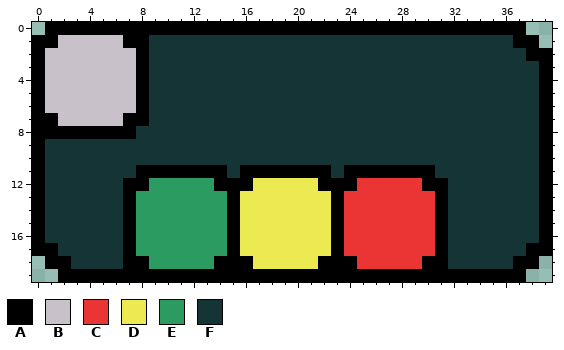
Pixel-art sprite -- Assets/Designs/cardThreat.png. The first picture shows the starting point.
The file is 200x100 pixels, drawn in blocks of 5x5; one block is one cell here.
Palette (. is transparent): A #000000  B #c9c1ca  C #eb3434  D #ebea50  E #2c9b61  F #143435
Pixels before, first column x 0:
 0 .AAAAAAAAAAAAAAAAAAAAAAAAAAAAAAAAAAAAA..
 1 AABBBBBAAFFFFFFFFFFFFFFFFFFFFFFFFFFFFAA.
 2 ABBBBBBBAFFFFFFFFFFFFFFFFFFFFFFFFFFFFFAA
 3 ABBBBBBBAFFFFFFFFFFFFFFFFFFFFFFFFFFFFFFA
 4 ABBBBBBBAFFFFFFFFFFFFFFFFFFFFFFFFFFFFFFA
 5 ABBBBBBBAFFFFFFFFFFFFFFFFFFFFFFFFFFFFFFA
 6 ABBBBBBBAFFFFFFFFFFFFFFFFFFFFFFFFFFFFFFA
 7 AABBBBBAAFFFFFFFFFFFFFFFFFFFFFFFFFFFFFFA
 8 AAAAAAAAFFFFFFFFFFFFFFFFFFFFFFFFFFFFFFFA
 9 AFFFFFFFFFFFFFFFFFFFFFFFFFFFFFFFFFFFFFFA
10 AFFFFFFFFFFFFFFFFFFFFFFFFFFFFFFFFFFFFFFA
11 AFFFFFFFAAAAAAAFAAAAAAAFAAAAAAAFFFFFFFFA
12 AFFFFFFAAEEEEEAAADDDDDAAACCCCCAAFFFFFFFA
13 AFFFFFFAEEEEEEEADDDDDDDACCCCCCCAFFFFFFFA
14 AFFFFFFAEEEEEEEADDDDDDDACCCCCCCAFFFFFFFA
15 AFFFFFFAEEEEEEEADDDDDDDACCCCCCCAFFFFFFFA
16 AFFFFFFAEEEEEEEADDDDDDDACCCCCCCAFFFFFFFA
17 AAFFFFFAEEEEEEEADDDDDDDACCCCCCCAFFFFFFAA
18 .AAFFFFAAEEEEEAAADDDDDAAACCCCCAAFFFFFAA.
19 ..AAAAAAAAAAAAAAAAAAAAAAAAAAAAAAAAAAAA..
The result:
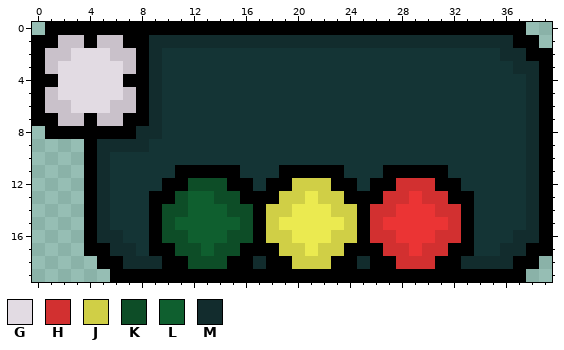
Colours new in this view: G #e2dbe3  H #d23030  J #d0cf46  K #0d4d27  L #0f5f2f  M #122c2d
Difference:
y 1: x 4 B -> A; x 9..36 FFFFFFFFFFFFFFFFFFFFFFFFFFFF -> MMMMMMMMMMMMMMMMMMMMMMMMMMMM
y 2: x 3..5 BBB -> GGG; x 9 F -> M; x 36..37 FF -> MM
y 3: x 2..6 BBBBB -> GGGGG; x 9 F -> M; x 37..38 FF -> MM
y 4: x 1..7 BBBBBBB -> AGGGGGA; x 9 F -> M; x 38 F -> M
y 5: x 2..6 BBBBB -> GGGGG; x 9 F -> M; x 38 F -> M
y 6: x 3..5 BBB -> GGG; x 9 F -> M; x 38 F -> M
y 7: x 4 B -> A; x 9 F -> M; x 38 F -> M
y 8: x 0 A -> .; x 8..9 FF -> MM; x 38 F -> M
y 9: x 0..8 AFFFFFFFF -> ....AMMMM; x 38 F -> M
y 10: x 0..5 AFFFFF -> ....AM; x 38 F -> M
y 11: x 0..5 AFFFFF -> ....AM; x 8..10 AAA -> FFF; x 15..18 FAAA -> AFFF; x 23..26 FAAA -> AFFF; x 31 F -> A; x 38 F -> M
y 12: x 0..5 AFFFFF -> ....AM; x 7..14 AAEEEEEA -> FFFAAKKK; x 17..22 DDDDDA -> FAAJJJ; x 25..30 CCCCCA -> FAAHHH; x 32 F -> A; x 38 F -> M
y 13: x 0..5 AFFFFF -> ....AM; x 7..20 AEEEEEEEADDDDD -> FFAAKLLKKAAAJJ; x 22..28 DACCCCC -> JJAAAHH; x 30..33 CAFF -> HHAA; x 38 F -> M
y 14: x 0..5 AFFFFF -> ....AM; x 7..19 AEEEEEEEADDDD -> FFAKKLLLKKAJJ; x 23..27 ACCCC -> JJAHH; x 31..33 AFF -> HHA; x 38 F -> M
y 15: x 0..5 AFFFFF -> ....AM; x 7..18 AEEEEEEEADDD -> FFAKLLLLLKAJ; x 23..26 ACCC -> DJAH; x 31..33 AFF -> CHA; x 38 F -> M
y 16: x 0..19 AFFFFFFAEEEEEEEADDDD -> ....AMMFFAKKLLLKKAJJ; x 23..27 ACCCC -> JJAHH; x 31..33 AFF -> HHA; x 37..38 FF -> MM
y 17: x 0..20 AAFFFFFAEEEEEEEADDDDD -> ....AAMMFAAKKLKKAAAJJ; x 22..28 DACCCCC -> JJAAAHH; x 30..33 CAFF -> HHAA; x 36..37 FF -> MM
y 18: x 1..14 AAFFFFAAEEEEEA -> ....AAMMMAAKKK; x 17..22 DDDDDA -> MAAJJJ; x 25..30 CCCCCA -> MAAHHH; x 32..36 FFFFF -> AMMMM
y 19: x 2..5 AAAA -> ....
Boxes around the changes in both pictures, in picture pixels (x1, y1, x2, y2):
changed: (32, 35, 539, 282)
